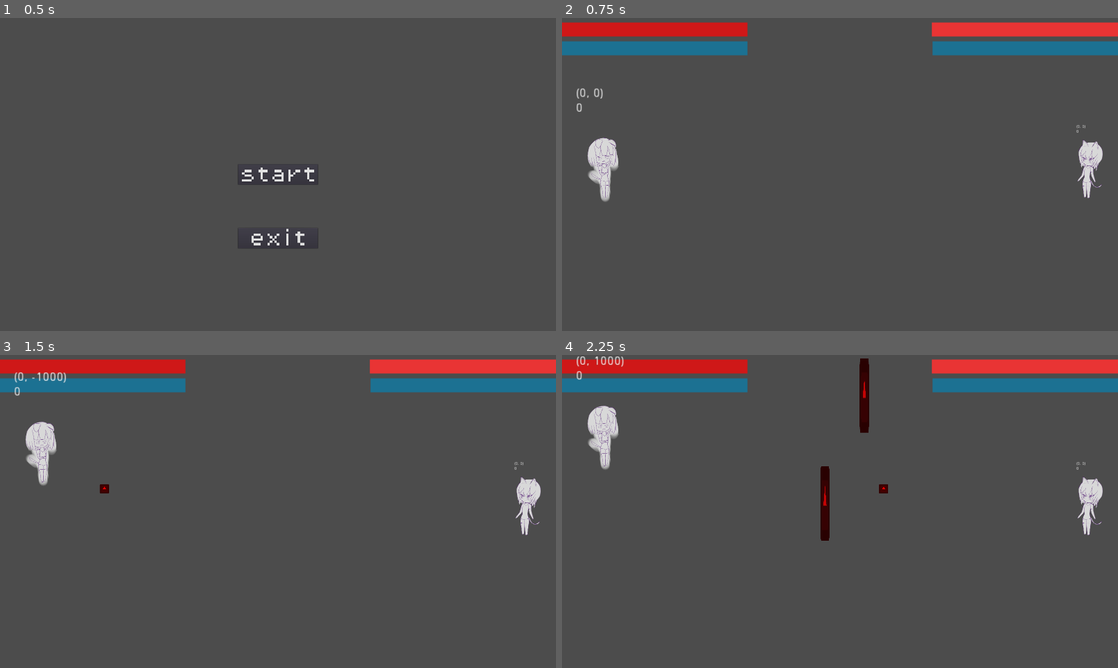
Above: before the commit, frames 1-4 (two rows, left to right).
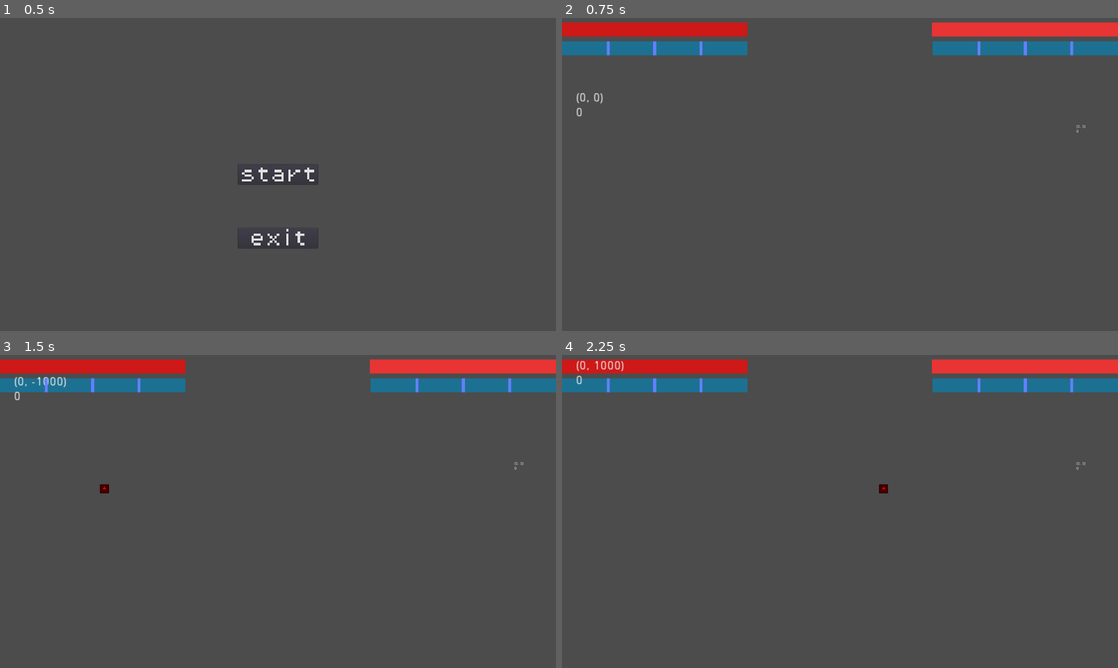
Above: after the commit, the same moments.

Repository: BeatMil/cat_vs_dog
Game: Godot game, scene res://scene/mainmenu.tscn
The game is run twice, just before and just after one commit, with the same random seed, the same clock (stepped at 60 frames per second) and the same inputs. The engine's default icon, where the game draws it, is replaced by a stand-in: a white triangle on a blue panel in a dark square.
Inputs:
- Up to frame 1 (0.5 s): no input
- Up to frame 2 (0.75 s): click "start" at 0.5 s
- Up to frame 3 (1.5 s): tap Enter at 1.25 s; hold O (p1_up) from 1.28 s (still down); tap E (p1_attack) at 1.35 s
- Up to frame 4 (2.25 s): tap . (sniper, bound only before the commit) at 1.55, 2.1 s; release O (p1_up) at 2.03 s; hold U (p1_down) from 2.03 s (still down)

Frame 1 is identical in both runs. In frame 2, 1.5% of the frame differs, in the area x 2-98%, y 7-59%; in frame 3, 1.6%; in frame 4, 2.4%, in the area x 2-98%, y 0-60%.

Commit message:
added blaster attack

Diff:
--- /dev/null
+++ b/prefabs/blaster_attack.tscn
@@ -0,0 +1,29 @@
+[gd_scene load_steps=4 format=2]
+
+[ext_resource path="res://icon.png" type="Texture" id=1]
+[ext_resource path="res://script/blaster_attack.gd" type="Script" id=2]
+
+[sub_resource type="RectangleShape2D" id=1]
+extents = Vector2( 768, 384 )
+
+[node name="blaster_attack" type="Node2D"]
+script = ExtResource( 2 )
+
+[node name="Area2D" type="Area2D" parent="." groups=[
+"blaster_attack",
+]]
+
+[node name="CollisionShape2D" type="CollisionShape2D" parent="Area2D"]
+shape = SubResource( 1 )
+
+[node name="icon" type="Sprite" parent="."]
+modulate = Color( 0.647059, 0.137255, 0.65098, 1 )
+position = Vector2( -2.28882e-05, 0 )
+scale = Vector2( 24, 12 )
+texture = ExtResource( 1 )
+
+[node name="active_timer" type="Timer" parent="."]
+wait_time = 0.5
+one_shot = true
+autostart = true
+[connection signal="timeout" from="active_timer" to="." method="_on_active_timer_timeout"]
--- a/prefabs/character/cat.tscn
+++ b/prefabs/character/cat.tscn
@@ -6,6 +6,7 @@
 [node name="cat" instance=ExtResource( 1 )]
 
 [node name="sprite" parent="." index="0"]
+visible = false
 position = Vector2( 16, 32 )
 scale = Vector2( 0.84375, 0.84375 )
 texture = ExtResource( 2 )
--- a/prefabs/character/dog.tscn
+++ b/prefabs/character/dog.tscn
@@ -6,4 +6,5 @@
 [node name="dog" instance=ExtResource( 2 )]
 
 [node name="sprite" parent="." index="0"]
+visible = false
 texture = ExtResource( 3 )
--- a/project.godot
+++ b/project.godot
@@ -53,12 +53,12 @@
 }
 p2_up={
 "deadzone": 0.5,
-"events": [ Object(InputEventKey,"resource_local_to_scene":false,"resource_name":"","device":0,"alt":false,"shift":false,"control":false,"meta":false,"command":false,"pressed":false,"scancode":72,"unicode":0,"echo":false,"script":null)
+"events": [ Object(InputEventKey,"resource_local_to_scene":false,"resource_name":"","device":0,"alt":false,"shift":false,"control":false,"meta":false,"command":false,"pressed":false,"scancode":78,"unicode":0,"echo":false,"script":null)
  ]
 }
 p2_down={
 "deadzone": 0.5,
-"events": [ Object(InputEventKey,"resource_local_to_scene":false,"resource_name":"","device":0,"alt":false,"shift":false,"control":false,"meta":false,"command":false,"pressed":false,"scancode":78,"unicode":0,"echo":false,"script":null)
+"events": [ Object(InputEventKey,"resource_local_to_scene":false,"resource_name":"","device":0,"alt":false,"shift":false,"control":false,"meta":false,"command":false,"pressed":false,"scancode":72,"unicode":0,"echo":false,"script":null)
  ]
 }
 p2_attack={
@@ -66,11 +66,6 @@
 "events": [ Object(InputEventKey,"resource_local_to_scene":false,"resource_name":"","device":0,"alt":false,"shift":false,"control":false,"meta":false,"command":false,"pressed":false,"scancode":84,"unicode":0,"echo":false,"script":null)
  ]
 }
-sniper={
-"deadzone": 0.5,
-"events": [ Object(InputEventKey,"resource_local_to_scene":false,"resource_name":"","device":0,"alt":false,"shift":false,"control":false,"meta":false,"command":false,"pressed":false,"scancode":46,"unicode":0,"echo":false,"script":null)
- ]
-}
 
 [rendering]
 
--- a/scene/fight.tscn
+++ b/scene/fight.tscn
@@ -105,7 +105,7 @@
 rotation = 0.00286608
 script = ExtResource( 4 )
 
-[node name="dog" parent="P1/p1" instance=ExtResource( 2 )]
+[node name="cha" parent="P1/p1" instance=ExtResource( 2 )]
 scale = Vector2( 0.5, 0.5 )
 
 [node name="shape" type="CollisionShape2D" parent="P1/p1"]
@@ -121,21 +121,26 @@
 one_shot = true
 
 [node name="atk_timer" type="Timer" parent="P1/p1"]
-wait_time = 0.2
+wait_time = 0.8
 
 [node name="recovery_timer" type="Timer" parent="P1/p1"]
 wait_time = 0.5
 
 [node name="console" type="Label" parent="P1/p1"]
-margin_left = -96.7792
-margin_top = -271.724
-margin_right = -20.7792
-margin_bottom = -223.724
+margin_left = -96.7333
+margin_top = -255.724
+margin_right = -20.7333
+margin_bottom = -207.724
 rect_scale = Vector2( 3, 3 )
 text = "beat yeah"
 __meta__ = {
 "_edit_use_anchors_": false
 }
+
+[node name="gauge2_atk" type="Node2D" parent="P1/p1"]
+
+[node name="start_up_timer" type="Timer" parent="P1/p1/gauge2_atk"]
+one_shot = true
 
 [node name="P2" type="Node2D" parent="."]
 
@@ -208,7 +213,7 @@
 one_shot = true
 
 [node name="atk_timer" type="Timer" parent="P2/p2"]
-wait_time = 0.2
+wait_time = 0.8
 
 [node name="recovery_timer" type="Timer" parent="P2/p2"]
 wait_time = 0.5
@@ -222,12 +227,48 @@
 __meta__ = {
 "_edit_use_anchors_": false
 }
+
+[node name="gauge_line" type="Node2D" parent="."]
+__meta__ = {
+"_edit_group_": true
+}
+
+[node name="Line2D" type="Line2D" parent="gauge_line"]
+position = Vector2( 32, 0 )
+points = PoolVector2Array( 128, 80, 128, 128 )
+
+[node name="Line2D2" type="Line2D" parent="gauge_line"]
+position = Vector2( 192, 0 )
+points = PoolVector2Array( 128, 80, 128, 128 )
+
+[node name="Line2D3" type="Line2D" parent="gauge_line"]
+position = Vector2( 352, 0 )
+points = PoolVector2Array( 128, 80, 128, 128 )
+
+[node name="gauge_line2" type="Node2D" parent="."]
+position = Vector2( 1280, 0 )
+__meta__ = {
+"_edit_group_": true
+}
+
+[node name="Line2D" type="Line2D" parent="gauge_line2"]
+position = Vector2( 32, 0 )
+points = PoolVector2Array( 128, 80, 128, 128 )
+
+[node name="Line2D2" type="Line2D" parent="gauge_line2"]
+position = Vector2( 192, 0 )
+points = PoolVector2Array( 128, 80, 128, 128 )
+
+[node name="Line2D3" type="Line2D" parent="gauge_line2"]
+position = Vector2( 352, 0 )
+points = PoolVector2Array( 128, 80, 128, 128 )
 [connection signal="value_changed" from="P1/hp_bar" to="." method="_on_hp_bar_value_changed"]
 [connection signal="timeout" from="P1/mp_bar/gauge_bar/gauge_bar_timer" to="P1/mp_bar/gauge_bar" method="_on_gauge_bar_timer_timeout"]
 [connection signal="timeout" from="P1/p1/ftime" to="P1/p1" method="_on_frame_window_timeout"]
 [connection signal="timeout" from="P1/p1/dtime" to="P1/p1" method="_on_dtime_timeout"]
 [connection signal="timeout" from="P1/p1/atk_timer" to="P1/p1" method="_on_atk_timer_timeout"]
 [connection signal="timeout" from="P1/p1/recovery_timer" to="P1/p1" method="_on_recovery_timer_timeout"]
+[connection signal="timeout" from="P1/p1/gauge2_atk/start_up_timer" to="P1/p1" method="_on_start_up_timer_timeout"]
 [connection signal="value_changed" from="P2/hp_bar" to="." method="_on_hp_bar_value_changed"]
 [connection signal="timeout" from="P2/mp_bar/gauge_bar/gauge_bar_timer" to="P2/mp_bar/gauge_bar" method="_on_gauge_bar_timer_timeout"]
 [connection signal="timeout" from="P2/p2/ftime" to="P2/p2" method="_on_ftime_timeout"]
--- /dev/null
+++ b/script/blaster_attack.gd
@@ -0,0 +1,9 @@
+extends Node2D
+
+
+func _ready():
+	pass # Replace with function body.
+
+
+func _on_active_timer_timeout():
+	queue_free()
--- a/script/character.gd
+++ b/script/character.gd
@@ -10,3 +10,13 @@
 func _on_body_area_entered(area):
 	if area.is_in_group("normal_attack"):
 		hp_bar.value -= 1
+	elif area.is_in_group("sniper_attack"):
+		hp_bar.value -= 3
+	elif area.is_in_group("blaster_attack"):
+		hp_bar.value -= 6
+
+func set_invincible(boolean: bool):
+	if boolean:
+		$"body".set_monitoring(false)
+	else:
+		$"body".set_monitoring(true)
--- a/script/p1.gd
+++ b/script/p1.gd
@@ -8,6 +8,7 @@
 var is_attacking = false
 const normal_attack = preload("res://prefabs/normal_attack.tscn")
 const sniper_attack = preload("res://prefabs/sniper_attack.tscn")
+const blaster_attack = preload("res://prefabs/blaster_attack.tscn")
 
 # dash
 const NEUTRAL = 0
@@ -20,6 +21,7 @@
 const WALK = 0
 const DASH = 1
 const RECOVERY = 2
+const INVIN = 3
 
 
 # input history
@@ -35,8 +37,9 @@
 	print("p1.gd")
 
 func _input(_event):
-	if Input.is_action_just_pressed("sniper"):
-		spawn_sniper_attack()
+	# if Input.is_action_just_pressed("sniper"):
+	# 	spawn_sniper_attack()
+	pass
 
 func _process(_delta):
 	# $"console".text = String($"dtime".time_left)
@@ -55,9 +58,12 @@
 			spawn_normal_attack()
 			$"atk_timer".start()
 		elif Input.is_action_just_released("p1_attack"):
-
-			# gauge attack
-			if $"../mp_bar/gauge_bar".value >= 30:
+			# GAUGE ATTACK
+			if $"../mp_bar/gauge_bar".value >= 60:
+				$"../mp_bar".value -= 60
+				state = INVIN
+				$"gauge2_atk/start_up_timer".start()
+			elif $"../mp_bar/gauge_bar".value >= 30:
 				$"../mp_bar".value -= 30
 				spawn_sniper_attack()
 
@@ -107,6 +113,10 @@
 			motion = Vector2(0,WALK_SPEED * 3)
 	elif state == RECOVERY:
 		motion = Vector2.ZERO
+	elif state == INVIN:
+		motion = Vector2.ZERO
+		$"cha".set_invincible(true)
+
 
 	# I have no idea how to get rid of this warning
 	move_and_collide(motion * _delta)
@@ -155,7 +165,21 @@
 	$"..".add_child(attack)
 
 
+func spawn_blaster_attack():
+	var cur_pos = $".".position
+	var attack = blaster_attack.instance()
+	attack.name = "bla_atk"
+	attack.position = cur_pos + Vector2(1000,0) # spawn infront
+	# attack.direction = 1
+	$"..".add_child(attack)
+
+
 func _on_recovery_timer_timeout():
 	comm_reset()
 	state = WALK
 	$"recovery_timer".stop()
+
+
+func _on_start_up_timer_timeout():
+	spawn_blaster_attack()
+	state = WALK
